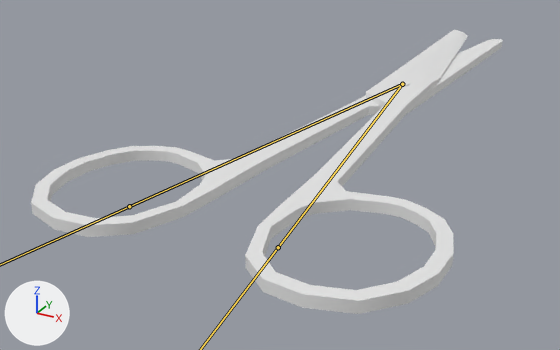
Renders of the FBX model care-up/Assets/_Models/scissors.fbx from each side of a commit.
The view is the same before and after, from a 50 mm lens placed at (0.0547, -0.1543, 0.0494), pointed at (-0.0144, -0.0287, -0.0134). Lighting does not change. The marker at lower left points along +X, +Y and +Z. Both versions are drawn at frame 3470 of the action 'Armature|Scissors_AED_Sq1_L_Lib'; the numbers are the values there. The bones that bend it are drawn over the model as lines.

The first picture shows 'Hand1', 'Hand2'.
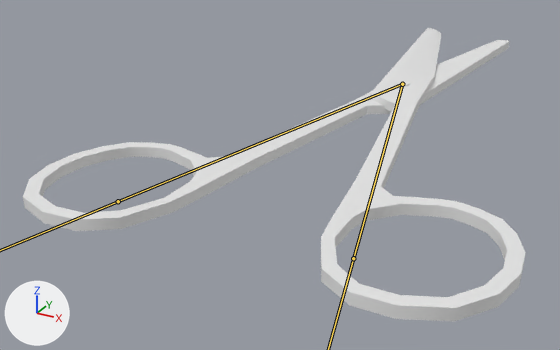
The edits, one by one:
Bone 'Bone' (bone_bone) turns from (0, 0, 1) to (0, 0, 9) degrees about its own x, y and z.
Bone 'Bone2' (bone_bone2) turns from (0, 0, -3) to (0, 0, -5) degrees about its own x, y and z.

Changed parts and their boxes (x1, y1, x2, y2) in the pictures (560 x 350 px):
'Hand1', posed (8% narrower): before (245, 30, 467, 314); after (321, 28, 526, 322)
'Hand2', posed: before (31, 39, 503, 237); after (23, 40, 509, 231)
bone 'Bone', root to tip: before (402, 84) to (278, 247); after (402, 84) to (353, 258)
bone 'Bone2', root to tip: before (402, 84) to (129, 206); after (402, 84) to (118, 201)
